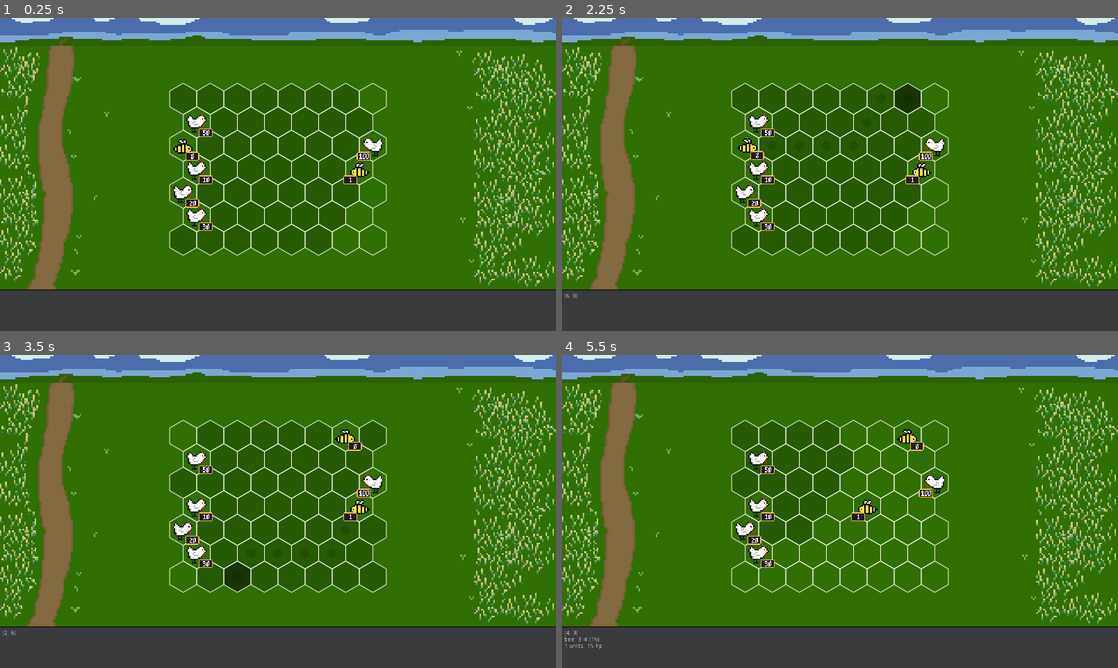
Above: before the commit, frames 1-4 (two rows, left to right).
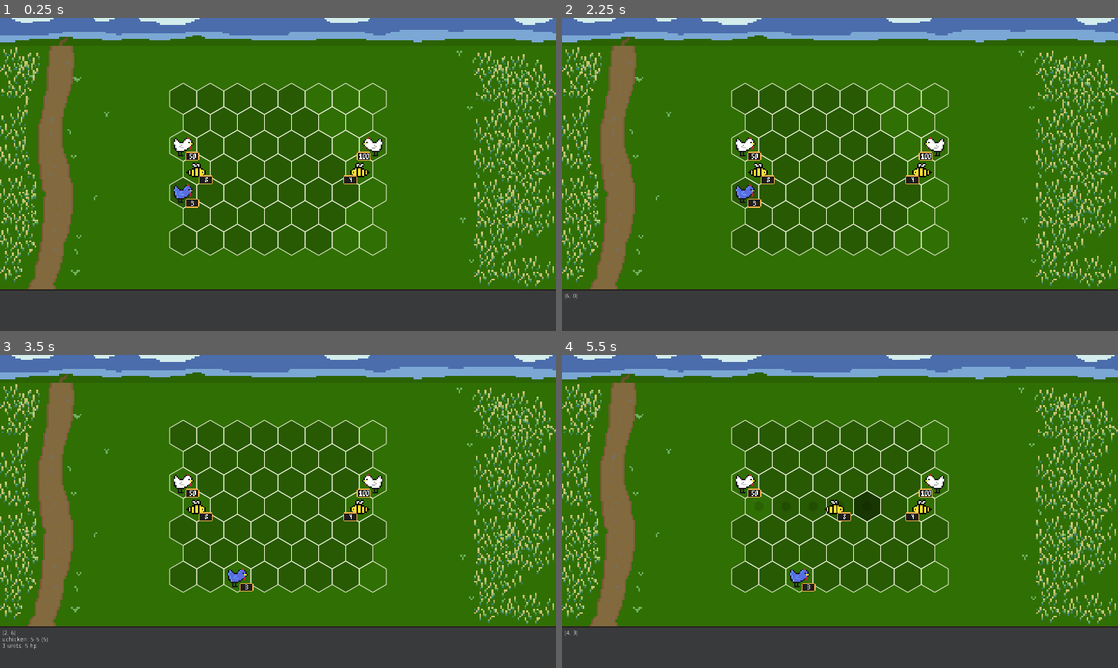
Above: after the commit, the same moments.

Repository: jerome-ceccato/HommLite
Game: Godot game, scene res://combat/CombatScene.tscn
The game is run twice, just before and just after one commit, with the same random seed, the same clock (stepped at 60 frames per second) and the same inputs.
Inputs (mouse positions are in pixels of both pictures, inside the frame that each line leads up to):
- Up to frame 1 (0.25 s): no input
- Up to frame 2 (2.25 s): tap Enter at 0.5, 2 s; move the mouse to (639, 312) at 0.52 s; tap Shift at 0.6, 1.35, 2.1 s; click (639, 312) at 0.67 s; tap Space at 1.25 s; move the mouse to (728, 190) at 1.27 s; click (728, 190) at 1.42 s; move the mouse to (895, 105) at 2.02 s; click (895, 105) at 2.17 s
- Up to frame 3 (3.5 s): move the mouse to (250, 574) at 2.77 s; tap Shift at 2.85 s; click (250, 574) at 2.92 s
- Up to frame 4 (5.5 s): move the mouse to (1006, 558) at 3.52 s; tap Shift at 3.6, 4.35, 5.1 s; click (1006, 558) at 3.67 s; tap Space at 4.25 s; move the mouse to (673, 464) at 4.27 s; click (673, 464) at 4.42 s; tap Enter at 5 s; move the mouse to (867, 511) at 5.02 s; click (867, 511) at 5.17 s

The runs differ from the first frame. In frame 1, 0.8% of the frame differs, in the area x 31-64%, y 30-68%; in frame 2, 1.2%; in frame 3, 1.6%; in frame 4, 2.1%, in the area x 0-67%, y 23-94%.

Commit message:
test upgraded chicken

Diff:
--- a/hommlite/combat/CombatScene.gd
+++ b/hommlite/combat/CombatScene.gd
@@ -13,14 +13,12 @@
 	left_army = _create_army([
 		StackData.new(UnitFactory.chicken(), 50),
 		StackData.new(UnitFactory.bee(), 8),
-		StackData.new(UnitFactory.chicken(), 10),
-		StackData.new(UnitFactory.chicken(), 20),
-		StackData.new(UnitFactory.chicken(), 30),
+		StackData.new(UnitFactory.uchicken(), 3),
 	])
 
 	right_army = _create_army([
 		StackData.new(UnitFactory.chicken(), 100),
-		StackData.new(UnitFactory.bee(), 1),
+		StackData.new(UnitFactory.bee(), 4),
 	])
 
 	battle.setup_battle(left_army, right_army)
--- a/hommlite/combat/data/UnitFactory.gd
+++ b/hommlite/combat/data/UnitFactory.gd
@@ -3,5 +3,8 @@
 static func chicken() -> UnitData:
 	return UnitData.new("chicken", 3, 3, false, 1, 1, 1)
 
+static func uchicken() -> UnitData:
+	return UnitData.new("uchicken", 6, 8, false, 5, 5, 5)
+
 static func bee() -> UnitData:
 	return UnitData.new("bee", 7, 7, true, 3, 4, 15)
Binary file added: hommlite/assets/combat/units/uchicken.png
Not shown, added: hommlite/assets/combat/units/uchicken.png.import
Not shown, changed: assets/sheet.aseprite
